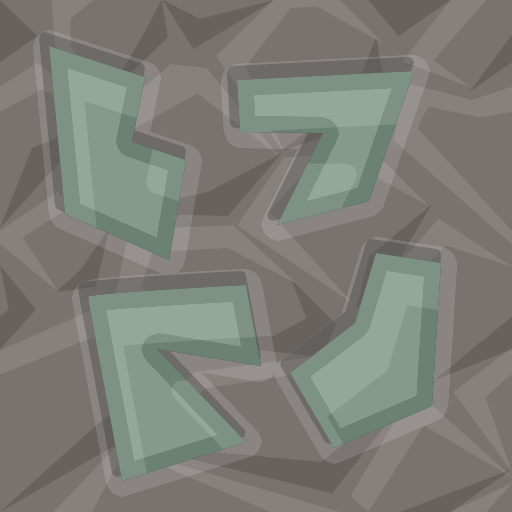
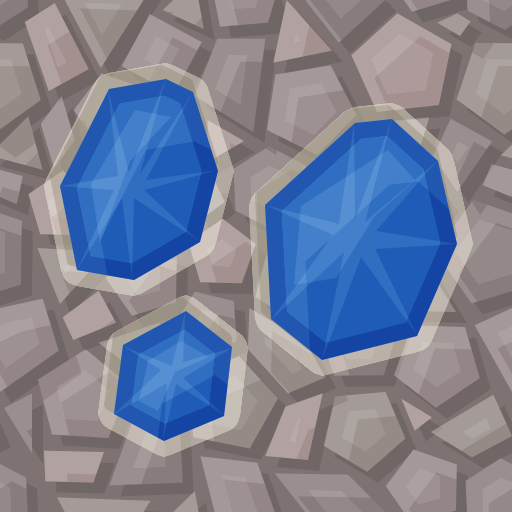
Layers edited between the first and the second (512, 512) image:
renamed "waterstone (Sand)" to "waterstone (Gravel)", showed the group it (4 layers) over [left=60, top=79, right=457, bottom=441]
hid group "moonstone (Stone)" (2 layers) over [left=49, top=46, right=441, bottom=481]
added layer "gravel" in group "Backgrounds" over [left=0, top=0, right=512, bottom=512]
hid "stone" over [left=0, top=0, right=512, bottom=512]
